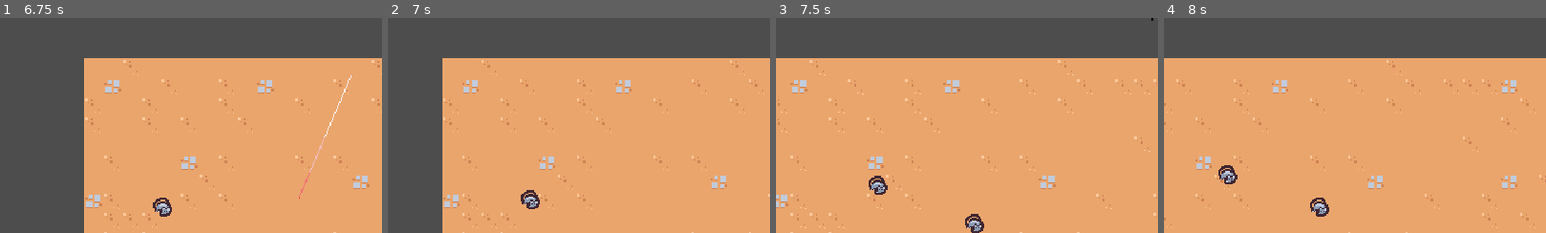
Above: before the commit, frames 1-4 (left to right).
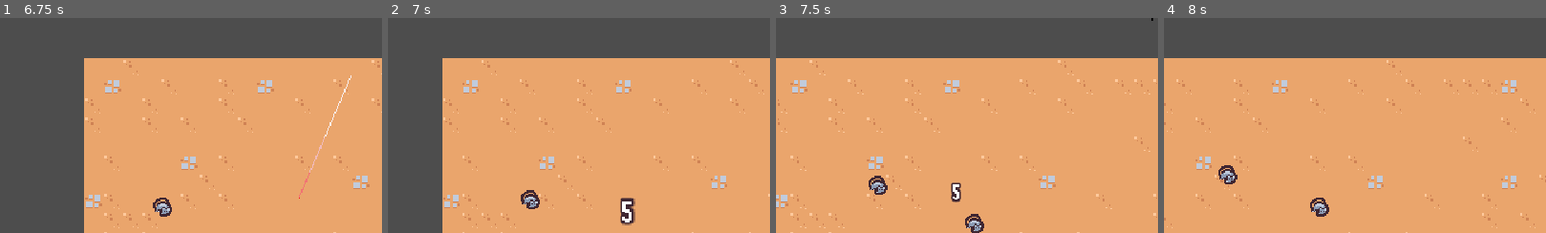
Above: after the commit, the same moments.

Repository: mediwind/Prototype
Game: Godot game, scene res://scenes/main/main.tscn
Same seed, same stepped clock (60 frames per second), same inputs: the game is played once before the commit and once after it.
Inputs (mouse positions are % of the whole screen's width and height, from its top left):
- Up to frame 1 (6.75 s): move the mouse to (45, 70) at 0.52 s; hold W (move_up) 0.53-2.03 s; click (45, 70) at 0.67 s; move the mouse to (80, 65) at 1.27 s; click (80, 65) at 1.42 s; move the mouse to (20, 35) at 2.02 s; hold A (move_left) 2.03-3.53 s; click (20, 35) at 2.17 s; move the mouse to (55, 50) at 2.77 s; click (55, 50) at 2.92 s; move the mouse to (35, 25) at 3.52 s; hold S (move_down) 3.53-4.28 s; click (35, 25) at 3.67 s; move the mouse to (72, 45) at 4.27 s; hold D (move_right) 4.28-5.03 s; click (72, 45) at 4.42 s; move the mouse to (30, 55) at 5.02 s; hold W (move_up) 5.03-5.78 s; click (30, 55) at 5.17 s; move the mouse to (60, 28) at 5.77 s; hold D (move_right) from 5.78 s (still down); click (60, 28) at 5.92 s; move the mouse to (45, 70) at 6.52 s; click (45, 70) at 6.67 s
- Up to frame 2 (7 s): keep holding D (move_right)
- Up to frame 3 (7.5 s): keep holding D (move_right); move the mouse to (80, 65) at 7.27 s; click (80, 65) at 7.42 s
- Up to frame 4 (8 s): keep holding D (move_right)
The pictures show only the part of the screen within x 0-50%, y 49-99%; the shares and areas given below are measured in that part.

Frame 1 is identical in both runs. In frame 2, 0.5% of the frame differs, in the area x 60-65%, y 83-97%; in frame 3, 0.2%; in frame 4, nothing differs.

Commit message:
floating_damage added

Diff:
--- a/scenes/component/hurt_box_component.gd
+++ b/scenes/component/hurt_box_component.gd
@@ -3,7 +3,7 @@
 
 @export var health_component: Node
 
-# var floating_text_scene = preload("res://scenes/ui/floating_text.tscn")
+var floating_text_scene = preload("res://scenes/ui/floating_text.tscn")
 
 
 func _ready():
@@ -21,12 +21,12 @@
     var hitbox_component = other_area as HitboxComponent
     health_component.damage(hitbox_component.damage)
 
-    # var floating_text = floating_text_scene.instantiate() as Node2D
-    # get_tree().get_first_node_in_group("foreground_layer").add_child(floating_text)
+    var floating_text = floating_text_scene.instantiate() as Node2D
+    get_tree().get_first_node_in_group("foreground_layer").add_child(floating_text)
 
-    # floating_text.global_position = global_position + (Vector2.UP * 16)
+    floating_text.global_position = global_position + (Vector2.UP * 16)
 
-    # var format_string = "%0.1f"
-    # if round(hitbox_component.damage) == hitbox_component.damage:
-    #     format_string = "%0.0f"
-    # floating_text.start(format_string % hitbox_component.damage)
+    var format_string = "%0.1f"
+    if round(hitbox_component.damage) == hitbox_component.damage:
+        format_string = "%0.0f"
+    floating_text.start(format_string % hitbox_component.damage)
--- /dev/null
+++ b/scenes/ui/floating_text.gd
@@ -0,0 +1,30 @@
+extends Node2D
+
+
+func _ready():
+    pass
+
+
+func start(text: String):
+    $Label.text = text
+
+    var tween = create_tween()
+    tween.set_parallel()
+
+    tween.tween_property(self, "global_position", global_position + (Vector2.UP * 16), .3)\
+    .set_ease(Tween.EASE_OUT).set_trans(Tween.TRANS_CUBIC)
+    tween.chain()
+
+    tween.tween_property(self, "global_position", global_position + (Vector2.UP * 48), .5)\
+    .set_ease(Tween.EASE_IN).set_trans(Tween.TRANS_CUBIC)
+    tween.tween_property(self, "scale", Vector2.ONE, .5)\
+    .set_ease(Tween.EASE_IN).set_trans(Tween.TRANS_CUBIC)
+    tween.chain()
+
+    tween.tween_callback(queue_free)
+
+    var scale_tween = create_tween()
+    scale_tween.tween_property(self, "scale", Vector2.ONE * 1.5, .15)\
+    .set_ease(Tween.EASE_OUT).set_trans(Tween.TRANS_CUBIC)
+    scale_tween.tween_property(self, "scale", Vector2.ONE, .15)\
+    .set_ease(Tween.EASE_IN).set_trans(Tween.TRANS_CUBIC)
--- /dev/null
+++ b/scenes/ui/floating_text.tscn
@@ -0,0 +1,31 @@
+[gd_scene load_steps=3 format=3 uid="uid://2rgdl0vpw7h7"]
+
+[ext_resource type="FontFile" uid="uid://1s6fpytnwvk2" path="res://resources/theme/Rockboxcond12.ttf" id="1_hnrmq"]
+[ext_resource type="Script" path="res://scenes/ui/floating_text.gd" id="1_yx1ia"]
+
+[node name="FloatingText" type="Node2D"]
+script = ExtResource("1_yx1ia")
+
+[node name="Label" type="Label" parent="."]
+custom_minimum_size = Vector2(100, 32)
+anchors_preset = 8
+anchor_left = 0.5
+anchor_top = 0.5
+anchor_right = 0.5
+anchor_bottom = 0.5
+offset_left = -50.0
+offset_top = -16.0
+offset_right = 50.0
+offset_bottom = 16.0
+grow_horizontal = 2
+grow_vertical = 2
+theme_override_colors/font_shadow_color = Color(0.247059, 0.14902, 0.192157, 1)
+theme_override_colors/font_outline_color = Color(0.247059, 0.14902, 0.192157, 1)
+theme_override_constants/shadow_offset_x = 0
+theme_override_constants/shadow_offset_y = 0
+theme_override_constants/outline_size = 6
+theme_override_fonts/font = ExtResource("1_hnrmq")
+theme_override_font_sizes/font_size = 16
+text = "700 "
+horizontal_alignment = 1
+vertical_alignment = 1
Binary file added: resources/theme/Rockboxcond12.ttf
Not shown, added: resources/theme/Rockboxcond12.ttf.import
